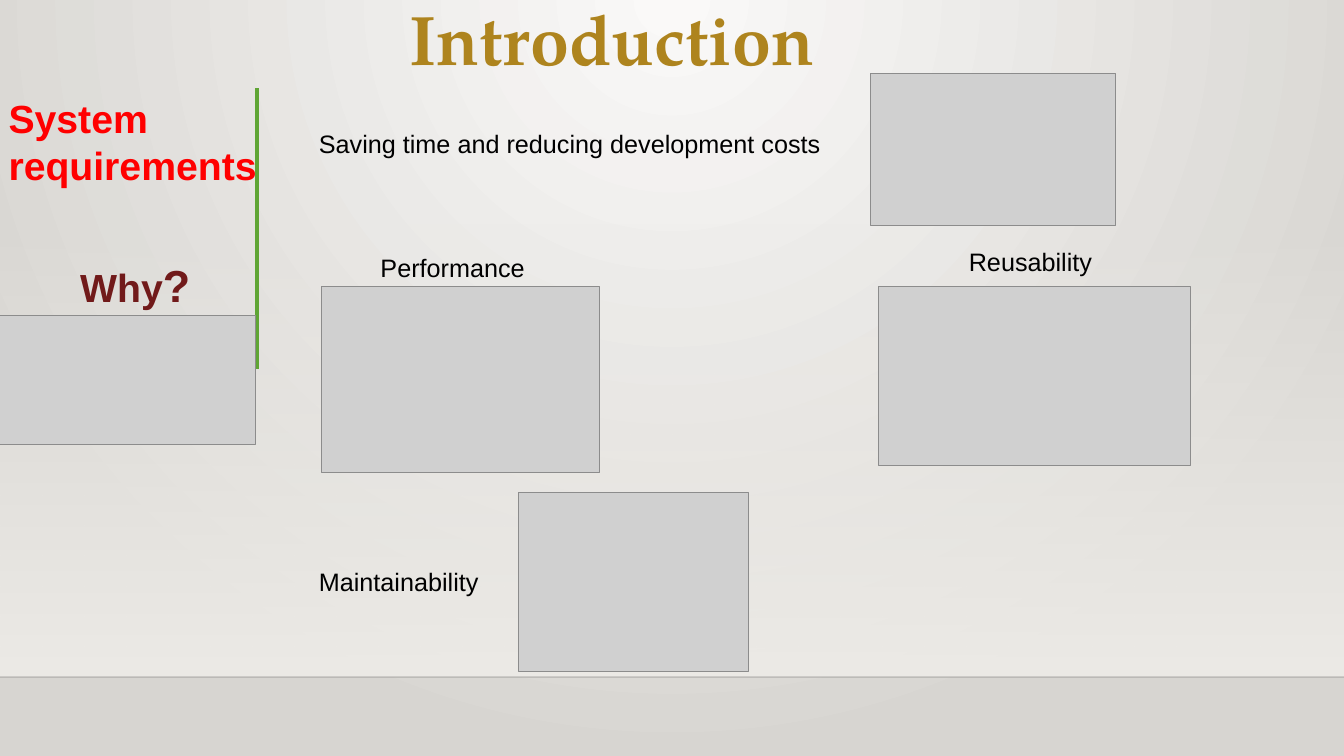
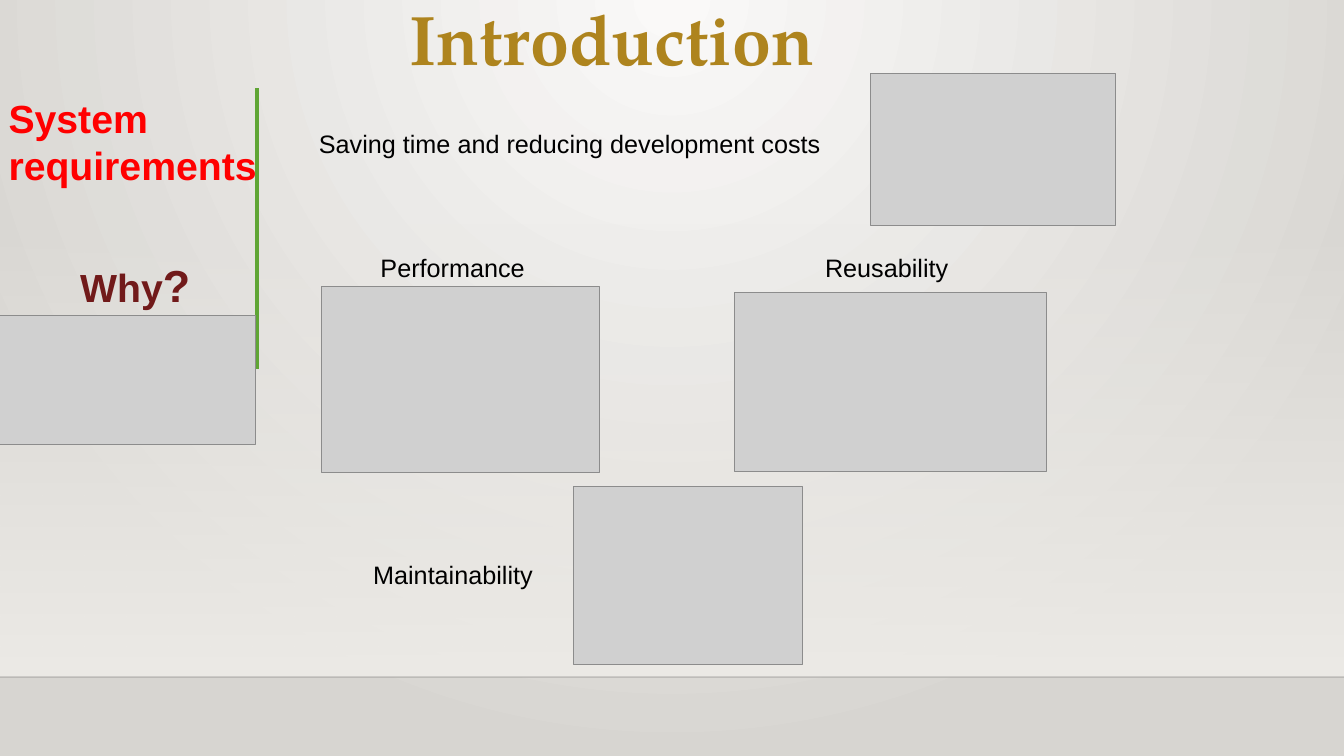
Before and after one commit to DTHero/My-Store, a slide deck: slide 7 of Presentation.pptx (slide 6 before the commit). Drawn at 1344x756 pixels with LibreOffice and Linux fonts; fonts in the diff are those of the drawing; grey boxes stand for pictures; background and template pictures are left out. Boxes give left, top, right and bottom in pixels: in the first picture for what was removed or moved away, otherwise in the second. Text is boxed around its words. In the diff, an @@ line names an element or a change of style, - is before the commit and + after.

```diff
--- a/Presentation.pptx
+++ b/Presentation.pptx
@@ text "Reusability": place and size @@
-text "Reusability" at [969, 252, 1092, 277]
+text "Reusability" at [825, 258, 948, 283]
@@ picture: place and size @@
-picture at [878, 287, 1191, 466]
+picture at [734, 293, 1047, 472]
@@ picture: place and size @@
-picture at [519, 493, 749, 671]
+picture at [574, 486, 804, 664]
@@ text "Maintainability": place and size @@
-text "Maintainability" at [319, 572, 479, 597]
+text "Maintainability" at [373, 565, 533, 590]
```
Also in this commit, not shown: 2 other slides changed, 1 slide added, 1 other file.
